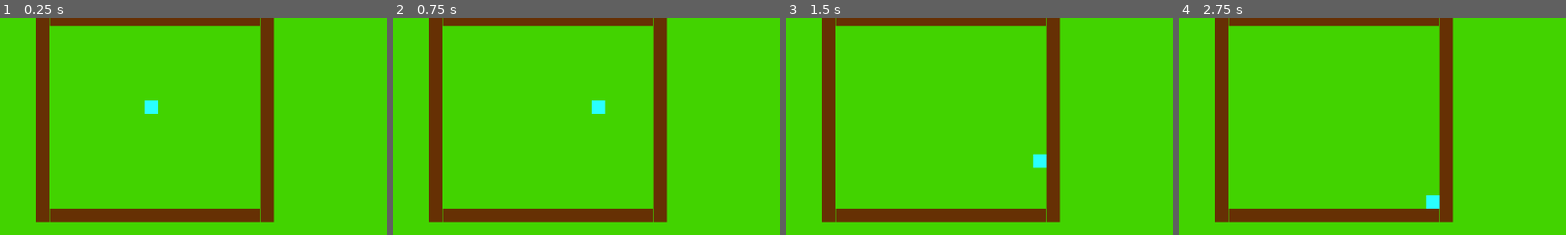
Above: before the commit, frames 1-4 (left to right).
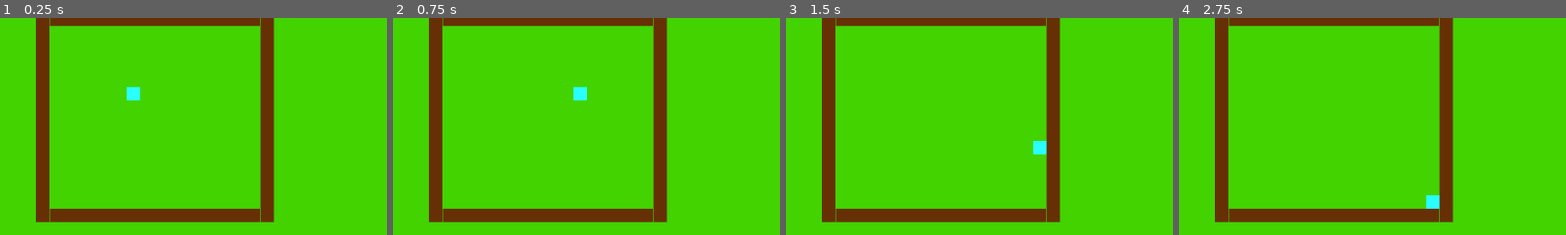
Above: after the commit, the same moments.

Repository: Mad2F/SheepSpace
Game: Godot game, scene res://background.tscn
The game is run twice, just before and just after one commit, with the same random seed, the same clock (stepped at 60 frames per second) and the same inputs.
Inputs:
- Up to frame 1 (0.25 s): no input
- Up to frame 2 (0.75 s): tap Enter at 0.5 s; hold Right (ui_right) from 0.53 s (still down)
- Up to frame 3 (1.5 s): tap Space at 1.25 s; release Right (ui_right) at 1.28 s; hold Down (ui_down) from 1.28 s (still down)
- Up to frame 4 (2.75 s): tap Enter at 2 s; release Down (ui_down) at 2.03 s; hold Right (ui_right) from 2.03 s (still down)
The pictures show only the part of the screen within x 27-77%, y 20-69%; the shares and areas given below are measured in that part.

The runs differ from the first frame. In frame 1, 0.5% of the frame differs, in the area x 32-41%, y 31-45%; in frame 2, 0.5%; in frame 3, 0.5%; in frame 4, nothing differs.

Commit message:
Test commit

Diff:
--- a/background.tscn
+++ b/background.tscn
@@ -12,7 +12,7 @@
 color = Color(0.258824, 0.827451, 0, 1)
 
 [node name="Sheep" parent="." instance=ExtResource("1_oabld")]
-position = Vector2(541, 260)
+position = Vector2(514, 240)
 
 [node name="Obstacle" parent="." instance=ExtResource("3_xehqc")]
 position = Vector2(546, 129)
